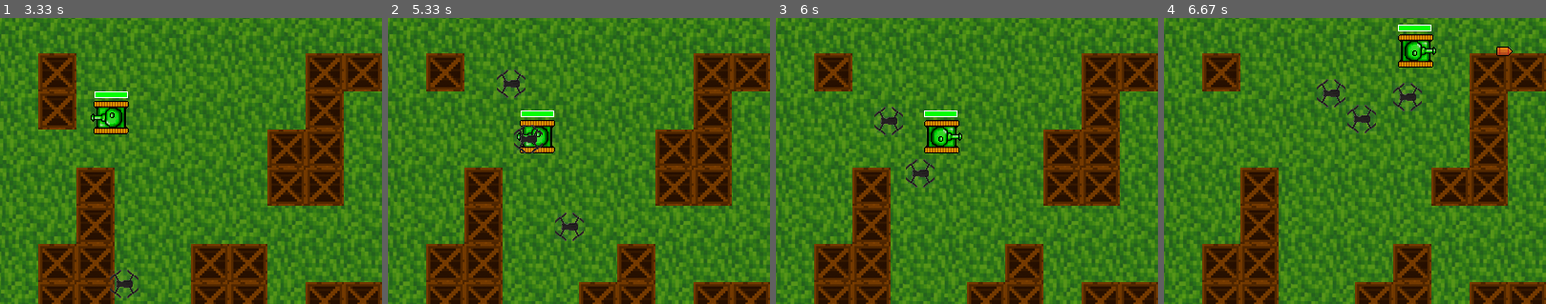
Above: before the commit, frames 1-4 (left to right).
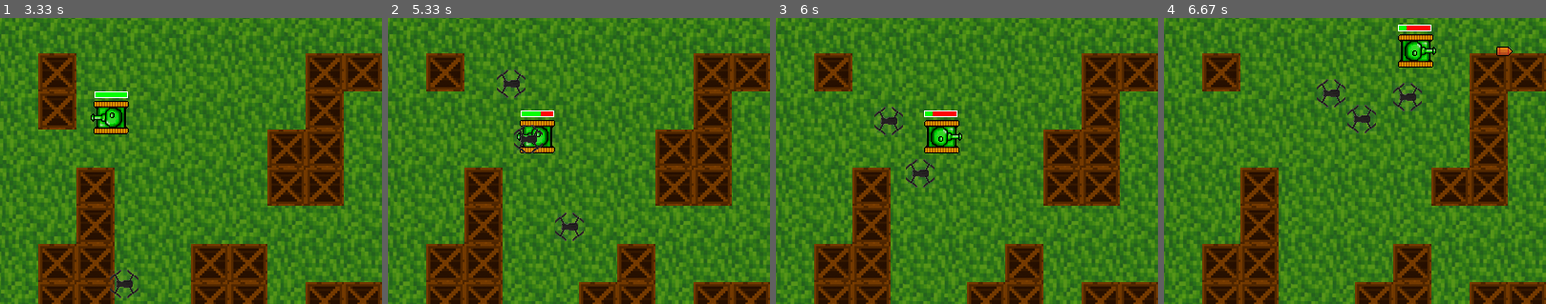
Above: after the commit, the same moments.

Repository: Pahtll/PyGameProjectDec2023
Game: pygame game, started from main.py
Same seed, same stepped clock (60 frames per second), same inputs: the game is played once before the commit and once after it.
Inputs (mouse positions are % of the whole screen's width and height, from its top left):
- Up to frame 1 (3.33 s): click "Начать игру" at 0.38 s; tap Space at 0.67, 1.07, 1.37, 1.57, 1.9, 2.2, 2.4, 2.7, 2.97, 3.3 s; hold Right 1-1.47 s; hold D 1-1.47 s; move the mouse to (50, 56) at 1.03 s; hold Up 1.5-1.8 s; hold W 1.5-1.8 s; move the mouse to (60, 72) at 1.53 s; hold Right 1.83-2.3 s; hold D 1.83-2.3 s; move the mouse to (19, 74) at 1.87 s; tap Right Ctrl at 1.98 s; hold Left 2.33-2.87 s; hold A 2.33-2.87 s; move the mouse to (87, 85) at 2.37 s; hold Down 2.9-3.2 s; hold S 2.9-3.2 s; move the mouse to (24, 13) at 2.93 s; hold Left from 3.23 s (still down); hold A from 3.23 s (still down); move the mouse to (26, 30) at 3.27 s
- Up to frame 2 (5.33 s): tap Right Ctrl at 3.38, 4.88 s; tap Space at 3.6, 3.73, 4.13, 4.43, 4.8, 5.2 s; release Left at 3.63 s; release A at 3.63 s; hold Up 3.67-4.03 s; hold W 3.67-4.03 s; move the mouse to (45, 76) at 3.7 s; hold Right 4.07-4.7 s; hold D 4.07-4.7 s; move the mouse to (50, 62) at 4.1 s; hold Down 4.73-5.1 s; hold S 4.73-5.1 s; move the mouse to (88, 88) at 4.77 s; hold Left from 5.13 s (still down); hold A from 5.13 s (still down); move the mouse to (36, 29) at 5.17 s
- Up to frame 3 (6 s): tap Space at 5.5, 5.7 s; release Left at 5.6 s; release A at 5.6 s; hold Right from 5.63 s (still down); hold D from 5.63 s (still down); move the mouse to (70, 42) at 5.67 s
- Up to frame 4 (6.67 s): tap Space at 6, 6.2, 6.53 s; release Right at 6.1 s; release D at 6.1 s; hold Up 6.13-6.43 s; hold W 6.13-6.43 s; move the mouse to (85, 76) at 6.17 s; tap Right Ctrl at 6.28 s; hold Right from 6.47 s (still down); hold D from 6.47 s (still down); move the mouse to (81, 48) at 6.5 s
The pictures show only the part of the screen within x 0-50%, y 0-50%; the shares and areas given below are measured in that part.

Frame 1 is identical in both runs. In frame 2, less than 0.1% of the frame differs, in the area x 40-44%, y 32-35%; in frame 3, 0.1%, in the area x 41-48%, y 32-35%; in frame 4, 0.1%.

Commit message:
сделаны жизькииии

Diff:
--- a/copter.py
+++ b/copter.py
@@ -1,4 +1,4 @@
-import pygame as pg
+import pygame as pg, tank
 import pygame.sprite
 import math
 
@@ -92,6 +92,9 @@
 
             else:
                 target.hp -= self.damage
+                difference = (target.hp_line.green_line.width * (1 - (target.hp / tank.Tank.hp))) - target.hp_line.red_line.width
+                target.hp_line.red_line.width += difference
+                target.hp_line.red_line_diff -= difference
 
     def draw(self, image_index):
         self.screen.blit(self.images[image_index], (self.x, self.y))
--- a/escape.py
+++ b/escape.py
@@ -47,4 +47,4 @@
                 menu.is_opened = True
                 self.is_opened = False
                 # Запускает процесс перезагрузки.
-                run.RunGame()
+                run.run_game()
--- a/hp.py
+++ b/hp.py
@@ -17,12 +17,13 @@
         self.green_line = pg.Rect(0, 0, 33, 5)
         self.red_line = pg.Rect(0, 0, 0, 5)
         # Переменная, которая с каждым выстрелом вычитает выражение round((tank.Tank.hp - self.hp)/33)
-        # Разница нынешних хпшек танка от изнчального количества, деленное на 33, потому что 33 - длина в пикселях
+        # Разница нынешних хпшек танка от изначального количества, деленное на 33, потому что 33 - длина в пикселях
         # зеленой полоски
-        self.red_line_diff = 35
+        self.red_line_diff = 34
         self.directional_dependence = {'left': 4, 'right': 0, 'up': 0, 'down': 0}
 
     def update(self):
+
         if self.tank.alive:
 
             self.white_frame.x = self.tank.rect.x + self.directional_dependence[self.tank.direction]
--- a/run.py
+++ b/run.py
@@ -13,7 +13,7 @@
 FPS = 60
 WIDTH, HEIGHT = 800, 600
 screen = pg.display.set_mode((WIDTH, HEIGHT))
-pg.display.set_caption('bro, tanki')
+pg.display.set_caption('tanki v tanki')
 
 # Иконка для приложения
 icon = pg.image.load('images/tank_topleft/tank1_up.png')
@@ -43,6 +43,9 @@
     # Создание плашки хп
     hp_topleft = hp.Hp(screen, tank_topleft)
     hp_bottomright = hp.Hp(screen, tank_bottomright)
+
+    tank_topleft(hp_topleft)
+    tank_bottomright(hp_bottomright)
 
     # Создание экземпляра класса взрыв
     explosion = animations.Explosion()
--- a/tank.py
+++ b/tank.py
@@ -84,6 +84,8 @@
             explosion.boom(self.screen, self.rect.centerx, self.rect.centery)
             self.alive = False
 
+    def __call__(self, hp_line):
+        self.hp_line = hp_line
 
     def shot(self, bullets, boxes, other_tank, copters, hp_other_tank):
         """
@@ -112,20 +114,18 @@
         # Проверка жив ли чужой танк. Нужно для того, чтобы пули не упирались в его спрайт.
         if other_tank.alive:
 
+            for copter_object in copters:
+                hit_copter = pygame.sprite.spritecollide(copter_object, bullets, True)
+
+                if hit_copter:
+                    copter_object.hp -= bullet.damage
+
             # Проверяет, касается ли пуля другого танка.
             hit_tank = pygame.sprite.spritecollide(other_tank, bullets, True)
 
-            for copter_object in copters:
-                hit_copter = pygame.sprite.spritecollide(copter_object, bullets, True)
-
-                if hit_copter:
-                    copter_object.hp -= bullet.damage
-
             if hit_tank:
                 other_tank.hp -= bullet.damage
-
-                difference = round(hp_other_tank.green_line.width / (Tank.hp / bullet.damage))
-
+                difference = (hp_other_tank.green_line.width * (1 - (other_tank.hp / tank.Tank.hp))) - hp_other_tank.red_line.width
                 hp_other_tank.red_line.width += difference
                 hp_other_tank.red_line_diff -= difference
 
Not shown, changed: README.md
